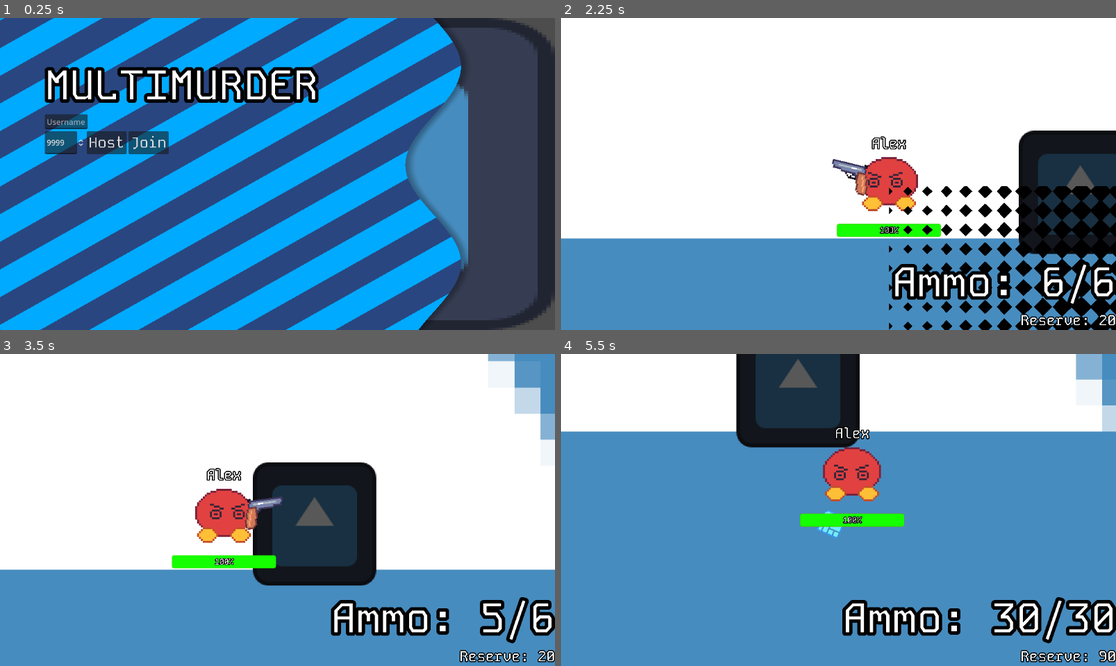
Above: before the commit, frames 1-4 (two rows, left to right).
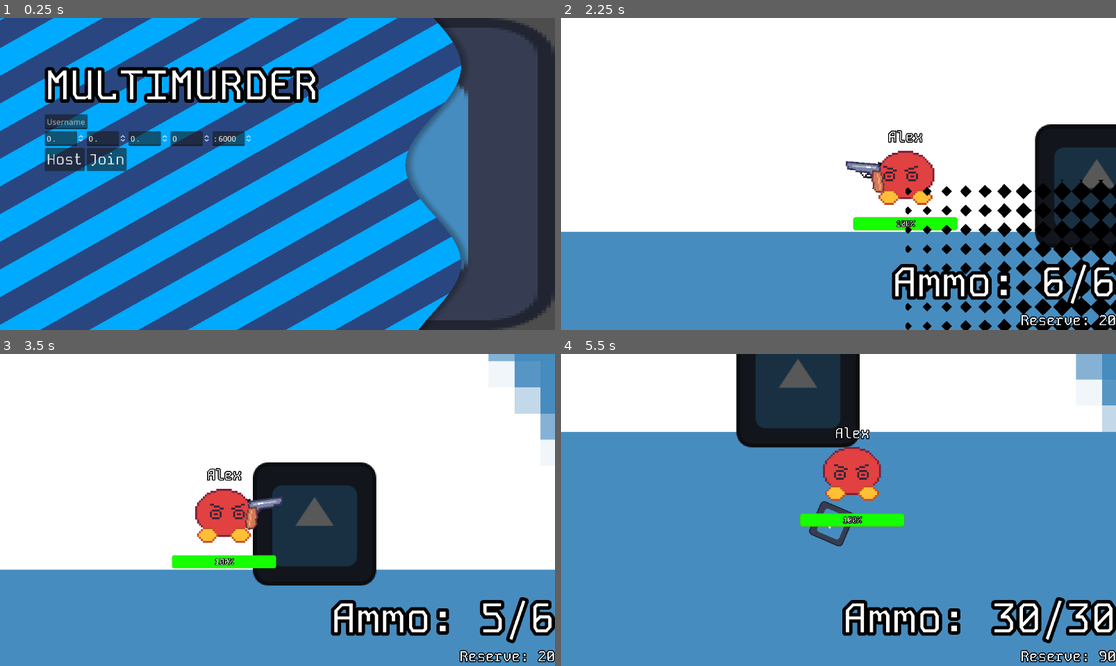
Above: after the commit, the same moments.

Repository: Shuflduf/MultiMurder
Game: Godot game, scene res://scenes/main_menu.tscn
Same seed, same stepped clock (60 frames per second), same inputs: the game is played once before the commit and once after it. The engine's default icon, where the game draws it, is replaced by a stand-in: a white triangle on a blue panel in a dark square.
Inputs (mouse positions are in pixels of both pictures, inside the frame that each line leads up to):
- Up to frame 1 (0.25 s): no input
- Up to frame 2 (2.25 s): click (627, 120) at 0.52 s; type "Alex" at 0.6 s; click "Host" at 1.25 s; click "Join" at 2 s
- Up to frame 3 (3.5 s): move the mouse to (399, 494) at 2.77 s; press the mouse at (399, 494) at 2.78 s; hold D (right) from 2.78 s (still down)
- Up to frame 4 (5.5 s): move the mouse to (727, 525) at 3.52 s; release D (right) at 3.53 s; release the mouse at (727, 525) at 3.53 s; hold S (down) 3.53-4.28 s; tap 1 (switch_1) at 3.6 s; move the mouse to (894, 441) at 4.27 s; hold D (right) 4.28-5.03 s; hold 2 (switch_2) 4.28-5.03 s; move the mouse to (810, 572) at 5.02 s; hold W (up) from 5.03 s (still down); tap 3 (switch_3) at 5.1 s

The runs differ from the first frame. In frame 1, 2.0% of the frame differs, in the area x 8-46%, y 36-50%; in frame 2, 8.3%, in the area x 0-100%, y 34-100%; in frame 3, 0.2%; in frame 4, 1.0%.

Commit message:
basic udpd setup

Diff:
--- a/scenes/main_menu.tscn
+++ b/scenes/main_menu.tscn
@@ -71,24 +71,55 @@
 [node name="HBoxContainer" type="HBoxContainer" parent="VBoxContainer"]
 layout_mode = 2
 
+[node name="Address1" type="SpinBox" parent="VBoxContainer/HBoxContainer"]
+unique_name_in_owner = true
+layout_mode = 2
+max_value = 255.0
+rounded = true
+suffix = "."
+
+[node name="Address2" type="SpinBox" parent="VBoxContainer/HBoxContainer"]
+unique_name_in_owner = true
+layout_mode = 2
+max_value = 255.0
+rounded = true
+suffix = "."
+
+[node name="Address3" type="SpinBox" parent="VBoxContainer/HBoxContainer"]
+unique_name_in_owner = true
+layout_mode = 2
+max_value = 255.0
+rounded = true
+suffix = "."
+
+[node name="Address4" type="SpinBox" parent="VBoxContainer/HBoxContainer"]
+unique_name_in_owner = true
+layout_mode = 2
+max_value = 255.0
+rounded = true
+
 [node name="Port" type="SpinBox" parent="VBoxContainer/HBoxContainer"]
 layout_mode = 2
 min_value = 25.0
 max_value = 9999.0
-value = 9999.0
+value = 6000.0
 rounded = true
+prefix = ":"
 
-[node name="Host" type="Button" parent="VBoxContainer/HBoxContainer"]
+[node name="HBoxContainer2" type="HBoxContainer" parent="VBoxContainer"]
+layout_mode = 2
+
+[node name="Host" type="Button" parent="VBoxContainer/HBoxContainer2"]
 layout_mode = 2
 theme_override_fonts/font = ExtResource("3_jw5ke")
 theme_override_font_sizes/font_size = 31
 text = "Host"
 
-[node name="Join" type="Button" parent="VBoxContainer/HBoxContainer"]
+[node name="Join" type="Button" parent="VBoxContainer/HBoxContainer2"]
 layout_mode = 2
 theme_override_fonts/font = ExtResource("3_jw5ke")
 theme_override_font_sizes/font_size = 31
 text = "Join"
 
-[connection signal="pressed" from="VBoxContainer/HBoxContainer/Host" to="." method="_on_host_pressed"]
-[connection signal="pressed" from="VBoxContainer/HBoxContainer/Join" to="." method="_on_join_pressed"]
+[connection signal="pressed" from="VBoxContainer/HBoxContainer2/Host" to="." method="_on_host_pressed"]
+[connection signal="pressed" from="VBoxContainer/HBoxContainer2/Join" to="." method="_on_join_pressed"]
--- a/scenes/player.tscn
+++ b/scenes/player.tscn
@@ -4,8 +4,8 @@
 [ext_resource type="Script" path="res://scripts/move_c.gd" id="2_2ophi"]
 [ext_resource type="PackedScene" uid="uid://bj2ddbtirkem" path="res://scenes/weapons/revolver.tscn" id="2_ctdp0"]
 [ext_resource type="PackedScene" uid="uid://b4321xovw1xhi" path="res://scenes/weapons/ak.tscn" id="3_ny6kh"]
+[ext_resource type="PackedScene" uid="uid://b45ghbmqumlpg" path="res://scenes/weapons/melee.tscn" id="4_h7rw5"]
 [ext_resource type="PackedScene" uid="uid://dtd46rnlr7en4" path="res://scenes/red_avatar.tscn" id="4_neo6e"]
-[ext_resource type="PackedScene" uid="uid://mun50baoo2i" path="res://scenes/weapons/feedbacker.tscn" id="4_vl8pq"]
 [ext_resource type="PackedScene" uid="uid://bchpxrh8u3cih" path="res://scenes/hud.tscn" id="6_52mw6"]
 [ext_resource type="LabelSettings" uid="uid://qhfcbntgbe61" path="res://resources/heading3.tres" id="7_b2ah7"]
 [ext_resource type="FontFile" uid="uid://7ubvujxllbci" path="res://assets/KodeMono.ttf" id="8_ld7ak"]
@@ -33,8 +33,9 @@
 properties/6/spawn = true
 properties/6/replication_mode = 1
 
-[sub_resource type="RectangleShape2D" id="RectangleShape2D_6dq78"]
-size = Vector2(120, 100)
+[sub_resource type="CapsuleShape2D" id="CapsuleShape2D_eilay"]
+radius = 49.0
+height = 120.0
 
 [sub_resource type="StyleBoxFlat" id="StyleBoxFlat_4wdkm"]
 bg_color = Color(1, 0, 0, 1)
@@ -55,7 +56,7 @@
 script = ExtResource("1_2vvyq")
 synchronizer = NodePath("MultiplayerSynchronizer")
 weapons = Array[PackedScene]([ExtResource("2_ctdp0"), ExtResource("3_ny6kh")])
-melee = ExtResource("4_vl8pq")
+melee = ExtResource("4_h7rw5")
 
 [node name="Weapon" type="Node2D" parent="."]
 
@@ -66,7 +67,8 @@
 
 [node name="CollisionShape2D" type="CollisionShape2D" parent="."]
 position = Vector2(0, -10)
-shape = SubResource("RectangleShape2D_6dq78")
+rotation = 1.57079
+shape = SubResource("CapsuleShape2D_eilay")
 
 [node name="MoveComponent" type="Node" parent="." node_paths=PackedStringArray("actor")]
 script = ExtResource("2_2ophi")
--- a/scenes/weapons/feedbacker.tscn
+++ b/scenes/weapons/feedbacker.tscn
@@ -1,11 +1,37 @@
-[gd_scene load_steps=4 format=3 uid="uid://mun50baoo2i"]
+[gd_scene load_steps=4 format=3 uid="uid://bcvsggtaoba6w"]
 
 [ext_resource type="PackedScene" uid="uid://b45ghbmqumlpg" path="res://scenes/weapons/melee.tscn" id="1_iico5"]
-[ext_resource type="Script" path="res://scripts/weapons/feedbacker.gd" id="2_72f63"]
 [ext_resource type="Texture2D" uid="uid://dh7e5o0odeshl" path="res://assets/sprites/feedbacker.png" id="2_t2mp6"]
 
+[sub_resource type="GDScript" id="GDScript_rkyh5"]
+script/source = "extends Melee
+
+
+func deal_damage():
+	if hitbox.get_overlapping_bodies() != []:
+		for body in hitbox.get_overlapping_bodies():
+
+			if body is Player:
+				if body == player:
+					continue
+				main_scene.rpc(\"hurt_player\", body.name, damage)
+				return
+
+			if body is Bullet:
+				if body.bullet_owner == player:
+					continue
+				body.bullet_owner = player
+				body.look_at(body.get_local_mouse_position())
+				body.update_direction(body.rotation)
+
+				main_scene.rpc(\"change_bullet_property\", \"bullet_owner\", body.get_index(), player)
+				main_scene.rpc(\"change_bullet_owner\", \"bullet_rotation\", body.get_index(), body.rotation)
+				#print(get_local_mouse_position())
+
+"
+
 [node name="Feedbacker" instance=ExtResource("1_iico5")]
-script = ExtResource("2_72f63")
+script = SubResource("GDScript_rkyh5")
 damage = 10
 flip_enabled = false
 
--- a/scenes/weapons/melee.tscn
+++ b/scenes/weapons/melee.tscn
@@ -8,6 +8,8 @@
 
 [node name="Melee" type="Node2D"]
 script = ExtResource("1_tc0td")
+damage = 30
+fire_speed = 0.4
 
 [node name="Hand" type="Node2D" parent="."]
 position = Vector2(108, 0)
--- a/scripts/bullet.gd
+++ b/scripts/bullet.gd
@@ -7,6 +7,12 @@
 @export_range(0, 100, 1) var damage = 10
 
 var bullet_owner: Player
+var bullet_rotation:
+	set(value):
+		rotation = value
+		update_direction(value)
+	get:
+		return rotation
 
 func _ready() -> void:
 	update_direction(rotation)
--- a/scripts/global.gd
+++ b/scripts/global.gd
@@ -6,5 +6,6 @@
 }
 
 var current_type : gameType
+var address: String
 var port: int
 var username: String
--- a/scripts/main.gd
+++ b/scripts/main.gd
@@ -8,10 +8,36 @@
 const ADDRESS = "localhost"
 
 #var connected_ids = []
+var thread = null
+
+func _upnp_setup(server_port):
+	# UPNP queries take some time.
+	var upnp = UPNP.new()
+	var err = upnp.discover()
+
+	if err != OK:
+		push_error(str(err))
+		emit_signal("upnp_completed", err)
+		return
+
+	if upnp.get_gateway() and upnp.get_gateway().is_valid_gateway():
+		upnp.add_port_mapping(server_port, server_port, ProjectSettings.get_setting("application/config/name"), "UDP")
+		upnp.add_port_mapping(server_port, server_port, ProjectSettings.get_setting("application/config/name"), "TCP")
+		emit_signal("upnp_completed", OK)
+
+
+func _exit_tree():
+	thread.wait_to_finish()
+
 
 func _ready() -> void:
+
+
 	match Global.current_type:
 		Global.gameType.Host:
+			thread = Thread.new()
+			thread.start(_upnp_setup.bind(Global.port))
+
 			multiplayer_peer.create_server(Global.port)
 			print("Host")
 			multiplayer.multiplayer_peer = multiplayer_peer
--- a/scripts/main_menu.gd
+++ b/scripts/main_menu.gd
@@ -6,6 +6,11 @@
 
 func _on_join_pressed() -> void:
 	Global.current_type = Global.gameType.Join
+	Global.address = str(%Address1.value) + "."\
+			+ str(%Address2.value) + "."\
+			+ str(%Address3.value) + "."\
+			+ str(%Address4.value) + "."
+
 	transition()
 
 func _on_host_pressed() -> void:
--- a/scripts/weapons/feedbacker.gd
+++ /dev/null
@@ -1,21 +0,0 @@
-extends Melee
-
-
-func deal_damage():
-	if hitbox.get_overlapping_bodies() != []:
-		for body in hitbox.get_overlapping_bodies():
-
-			if body is Player:
-				if body == player:
-					continue
-				main_scene.rpc("hurt_player", body.name, damage)
-				return
-
-			if body is Bullet:
-				print("AHH")
-				if body.bullet_owner == player:
-					continue
-				body.bullet_owner = player
-				#print(get_local_mouse_position())
-				body.look_at(body.get_local_mouse_position())
-				body.update_direction(body.rotation)
